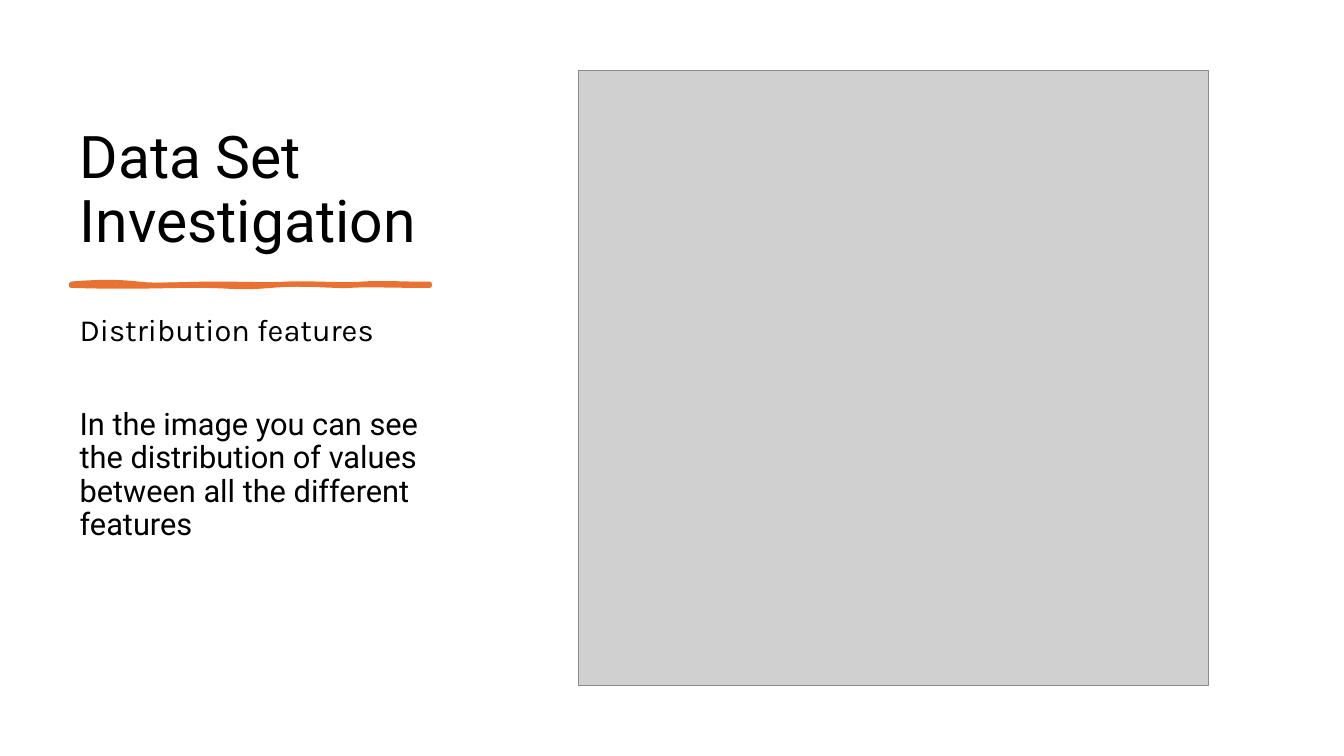
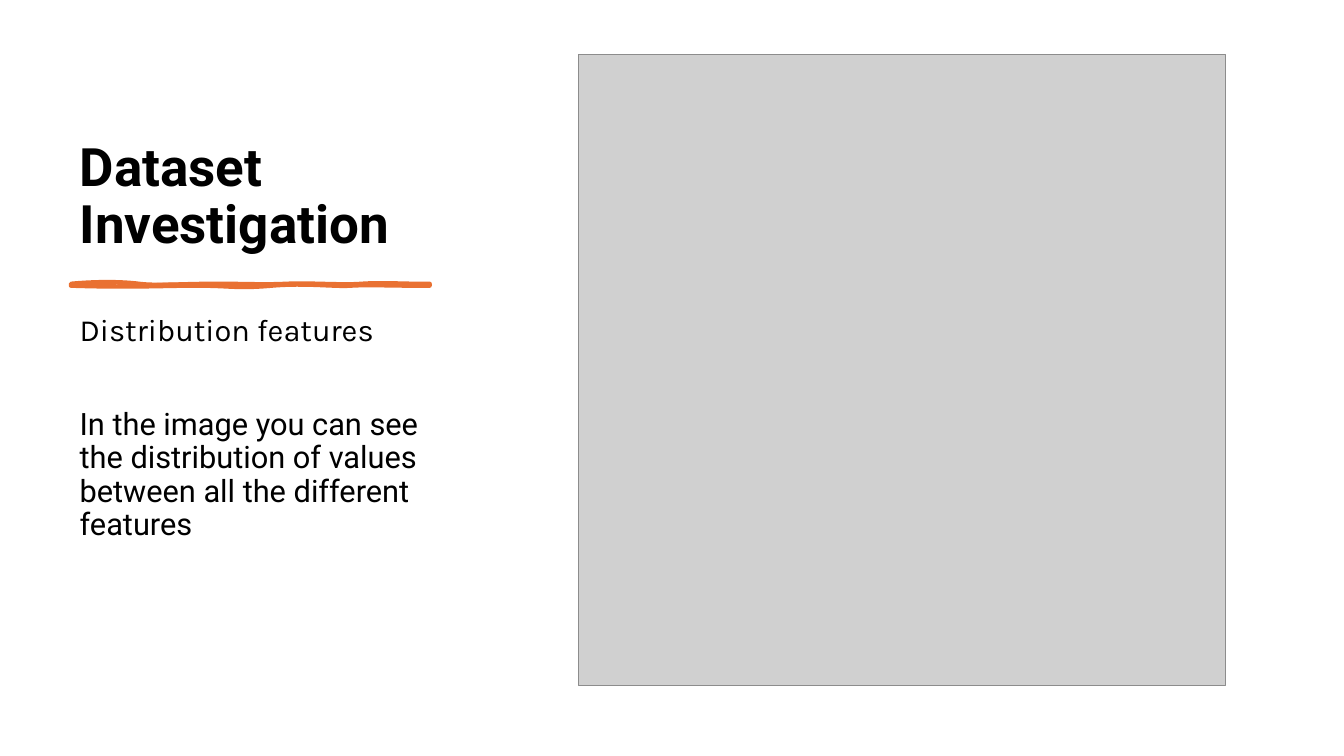
Before and after one commit to AdnanAzem/Malicious-URL-Detection, a slide deck: slide 10 of Malicious-URL-Detection.pptx. Drawn at 1344x756 pixels with LibreOffice and Linux fonts; fonts in the diff are those of the drawing; grey boxes stand for pictures. Boxes give left, top, right and bottom in pixels: in the first picture for what was removed or moved away, otherwise in the second. Text is boxed around its words. In the diff, an @@ line names an element or a change of style, - is before the commit and + after.

```diff
--- a/Malicious-URL-Detection.pptx
+++ b/Malicious-URL-Detection.pptx
@@ picture: place and size @@
-picture at box(579, 71, 1210, 686)
+picture at box(579, 54, 1226, 686)
@@ title at box(80, 148, 389, 254): text changed; size 42 to 37.8 pt; bold on @@
-Data Set Investigation
+Dataset Investigation
```
Also in this commit, not shown: 19 other slides changed, 10 slides added, 21 other files.
